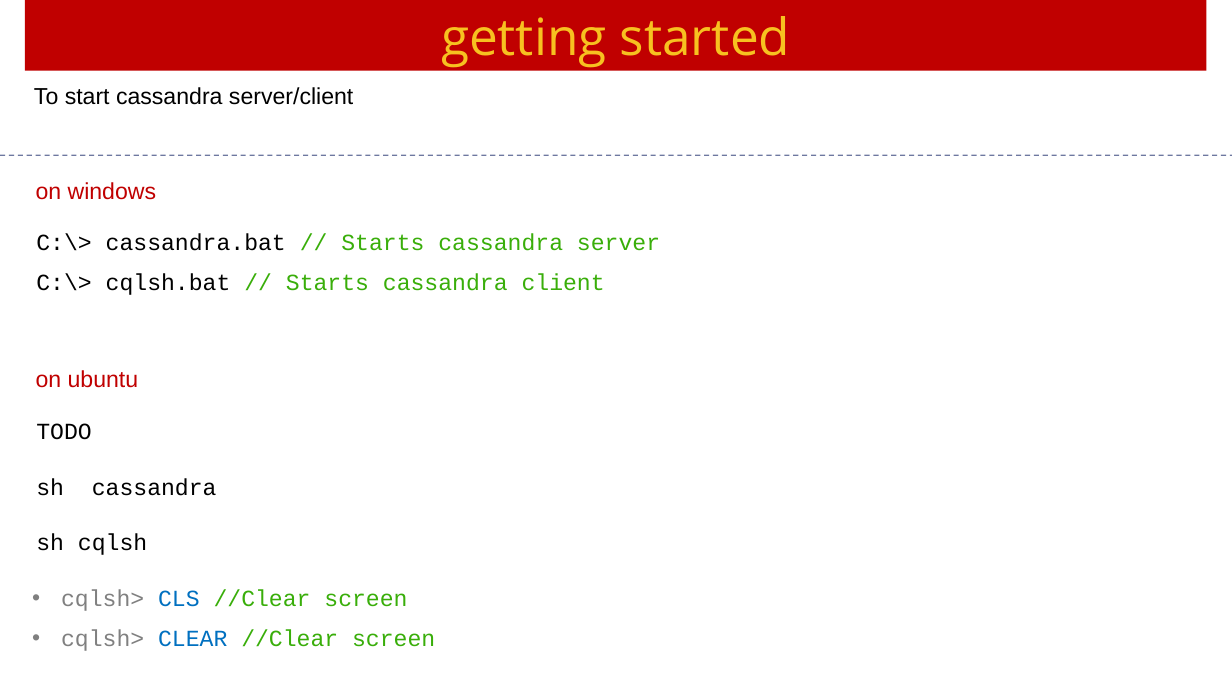
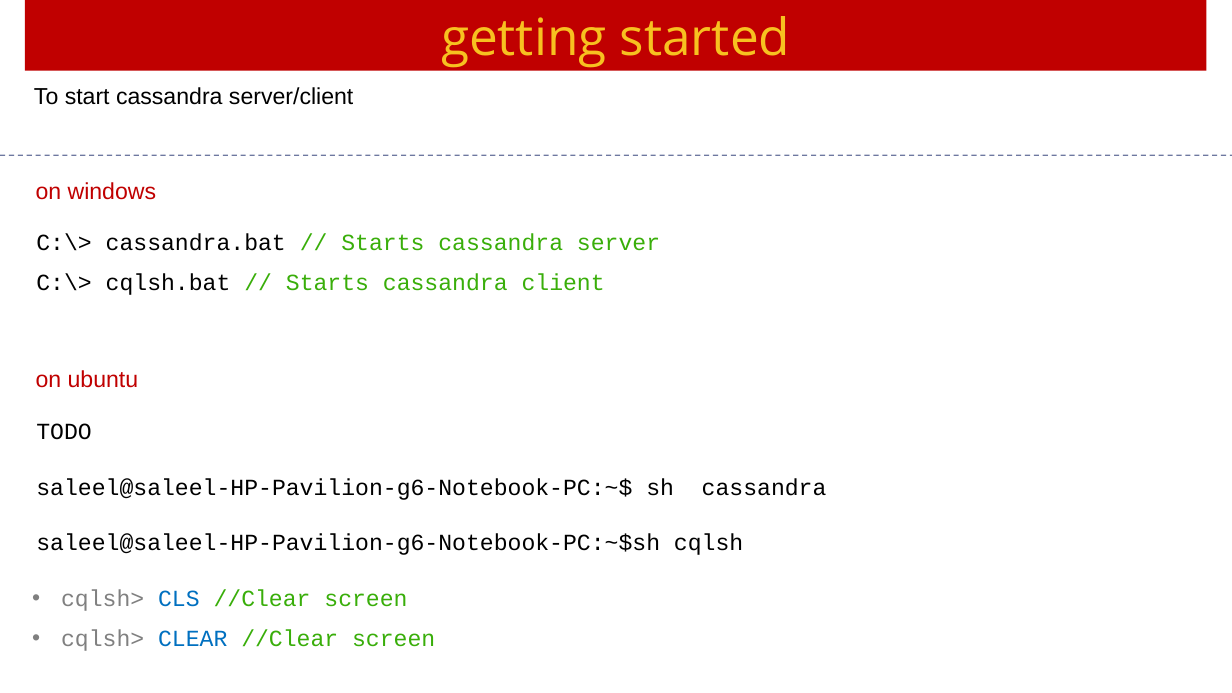
Before and after one commit to Saleel-Bagde/PPT-s, a slide deck: slide 5 of Cassandra Ver3.pptx. Drawn at 1232x693 pixels with LibreOffice and Linux fonts; fonts in the diff are those of the drawing. Boxes give left, top, right and bottom in pixels: in the first picture for what was removed or moved away, otherwise in the second. Text is boxed around its words. In the diff, an @@ line names an element or a change of style, - is before the commit and + after.

```diff
--- a/Cassandra Ver3.pptx
+++ b/Cassandra Ver3.pptx
@@ text at <box>36,478,827,555</box>: text changed @@
-sh cassandra
-sh cqlsh
+saleel@saleel-HP-Pavilion-g6-Notebook-PC:~$ sh cassandra
+saleel@saleel-HP-Pavilion-g6-Notebook-PC:~$sh cqlsh
```
Also in this commit, not shown: 21 other slides changed.
